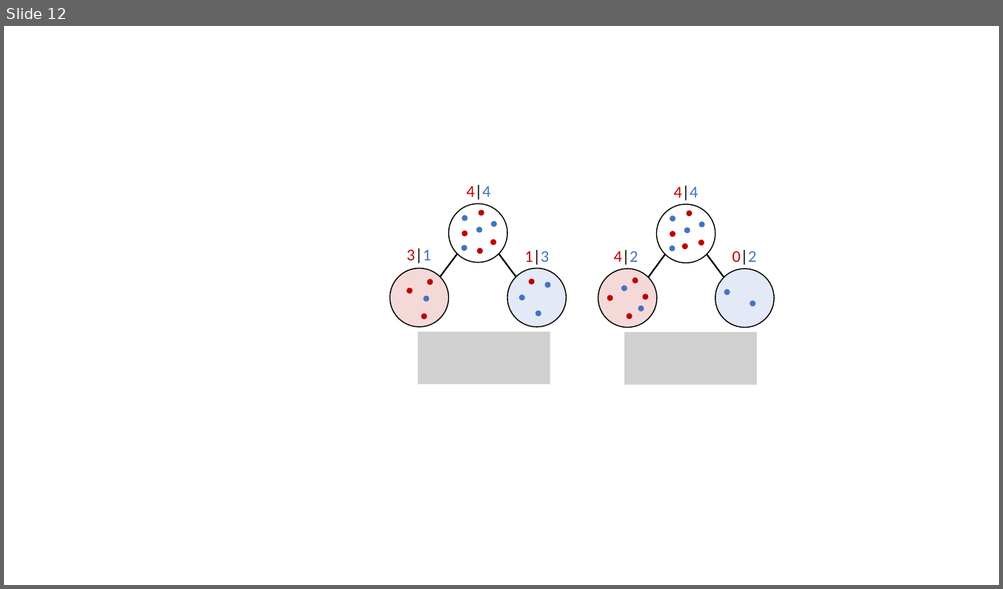
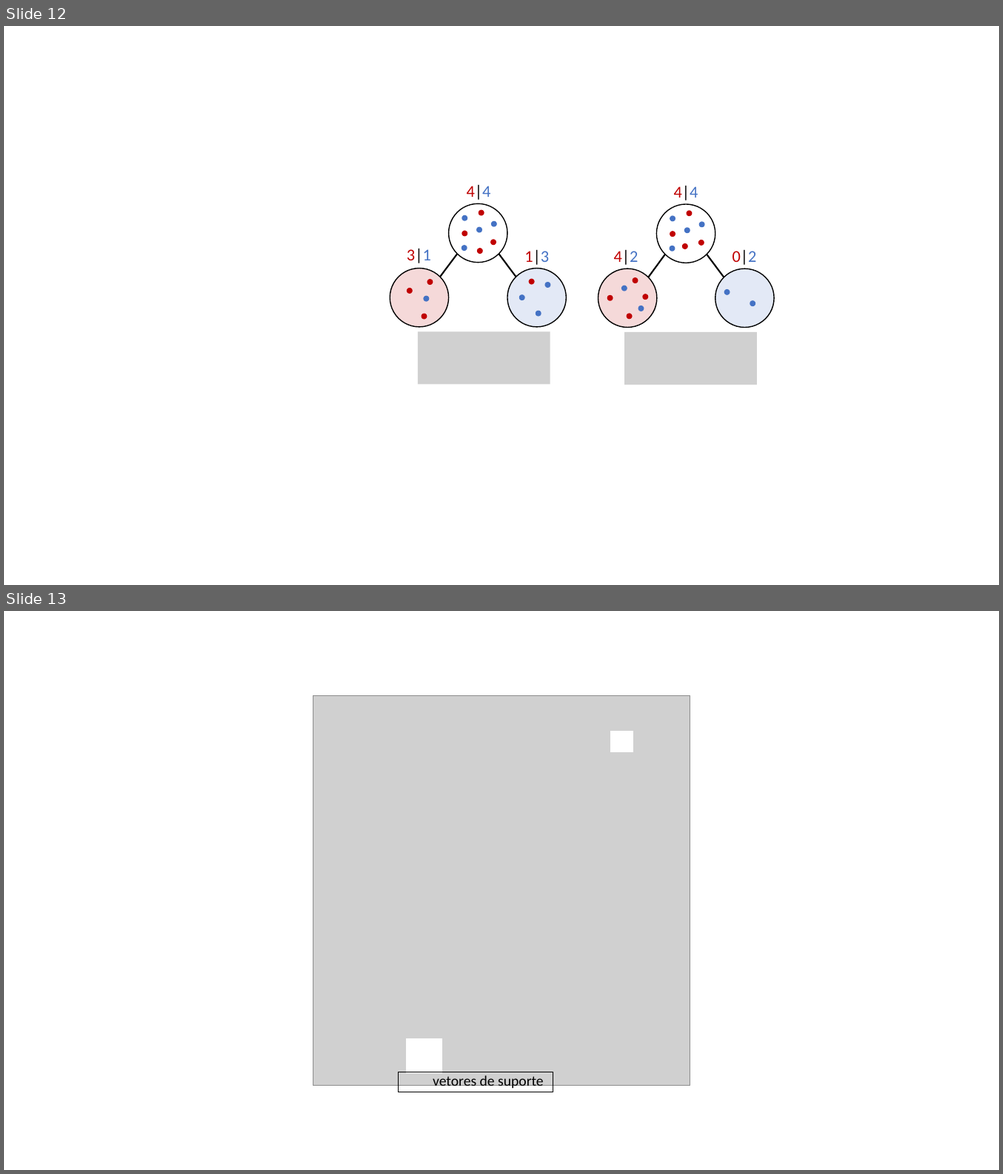
Before and after one commit to igorruys/machine_learning_anotacoes, a slide deck: imagens.pptx. Shown one above the other, each under a label of ours: slide 12 before the commit, slides 12 and 13 after it. The pictures are 1003x589 and 1003x1174 pixels, drawn with LibreOffice and Linux fonts; fonts in the diff are those of the drawing; grey boxes stand for pictures; background and template pictures are left out. Boxes give left, top, right and bottom in pixels: in the first picture for what was removed or moved away, otherwise in the second. Text is boxed around its words. In the diff, an @@ line names an element or a change of style, - is before the commit and + after.

```diff
--- a/imagens.pptx
+++ b/imagens.pptx
@@ slide 13 added at box(4, 611, 999, 1170), background #FFFFFF @@
@@ picture added at box(313, 695, 691, 1085) @@
@@ rectangle added at box(611, 731, 632, 752), fill #FFFFFF, outline #FFFFFF 1 pt @@
@@ rectangle added at box(407, 1039, 442, 1073), fill #FFFFFF, outline #FFFFFF 1 pt @@
@@ rectangle added at box(398, 1072, 553, 1092), outline #000000 0.25 pt @@
@@ text added at box(432, 1076, 543, 1091), 14 pt, text #000000 @@
+vetores de suporte
```
Also in this commit, not shown: 2 other slides added, 3 other files.
